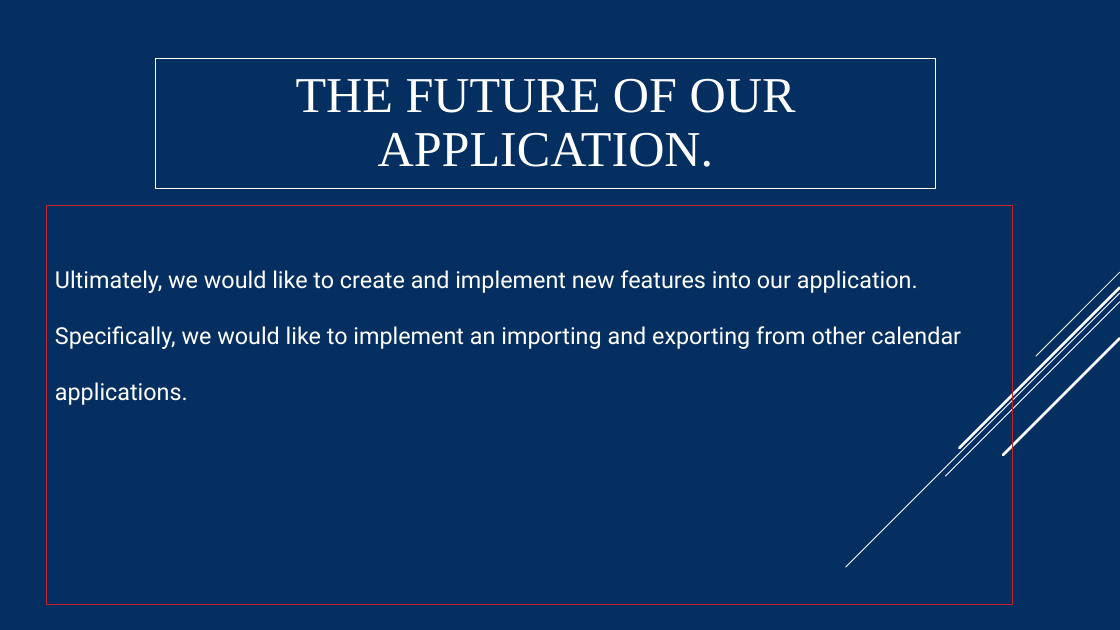
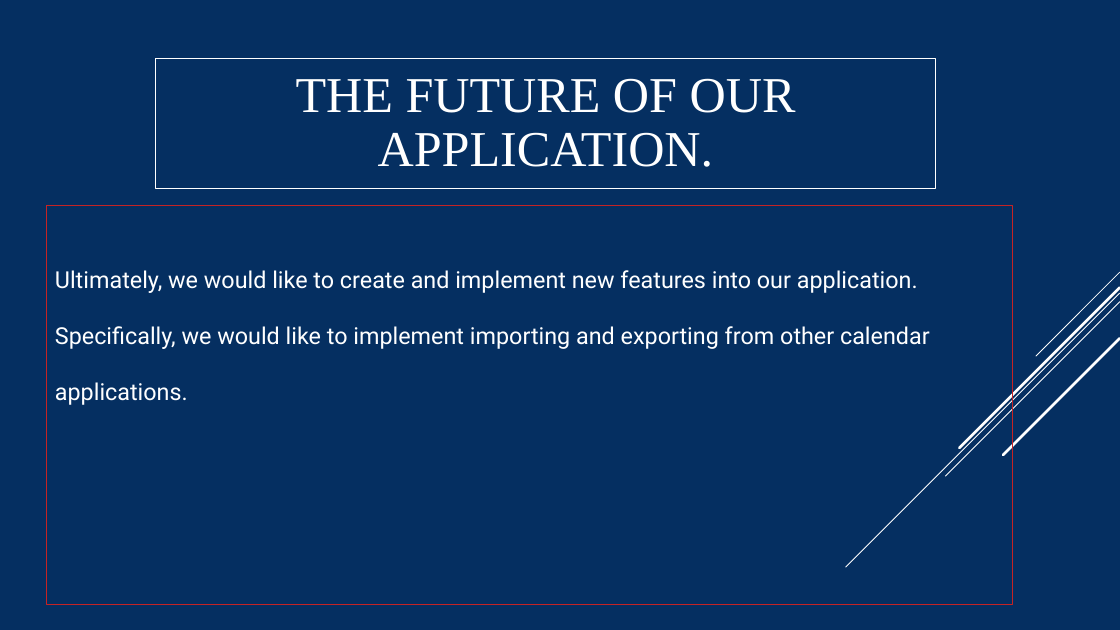
Before and after one commit to JeremyGord/CSCI-352-Group-Project, a slide deck: slide 6 of Final Draft.pptx (slide 7 before the commit). Drawn at 1120x630 pixels with LibreOffice and Linux fonts; fonts in the diff are those of the drawing. Boxes give left, top, right and bottom in pixels: in the first picture for what was removed or moved away, otherwise in the second. Text is boxed around its words. In the diff, an @@ line names an element or a change of style, - is before the commit and + after.

```diff
--- a/Final Draft.pptx
+++ b/Final Draft.pptx
@@ text at [55, 326, 930, 405]: text changed @@
-Specifically, we would like to implement an importing and exporting from other calendar applications.
+Specifically, we would like to implement importing and exporting from other calendar applications.
```
Also in this commit, not shown: 3 other slides changed, 6 other files.
